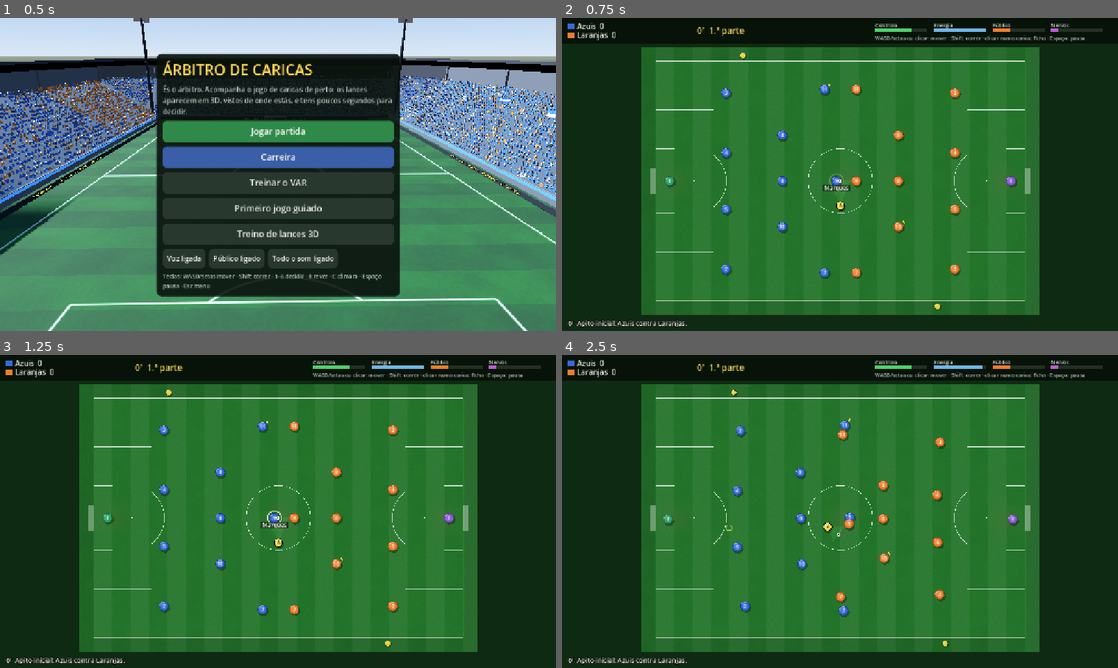
Above: before the commit, frames 1-4 (two rows, left to right).
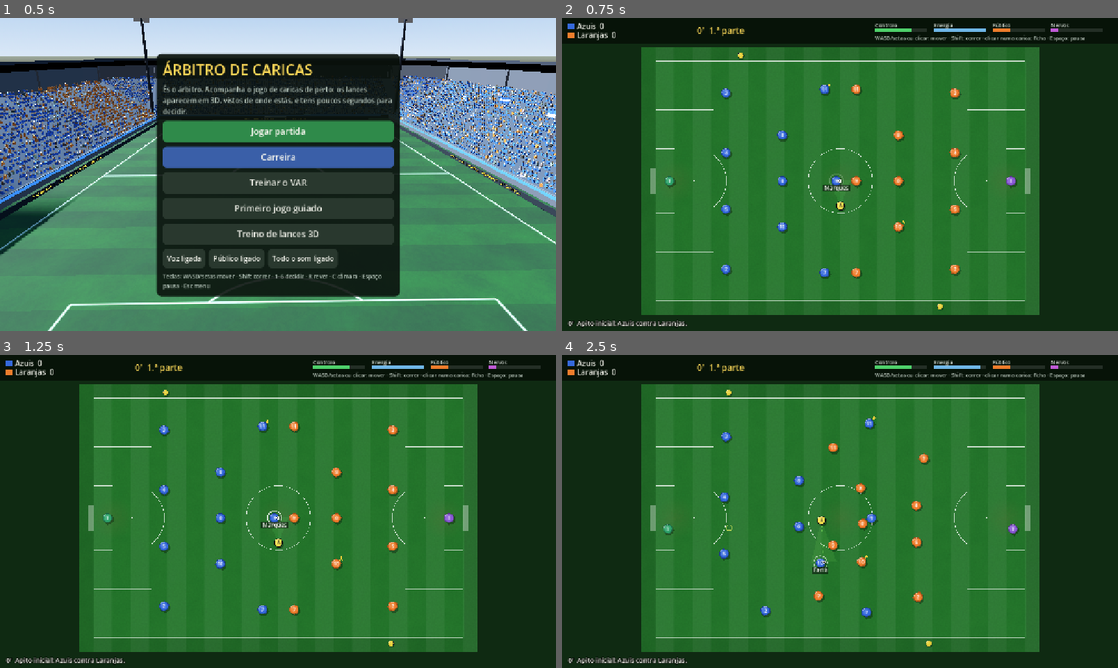
Above: after the commit, the same moments.

Repository: hestrompa/arbitro-de-caricas
Game: Godot game, scene res://main.tscn
The game is run twice, just before and just after one commit, with the same random seed, the same clock (stepped at 60 frames per second) and the same inputs.
Inputs (mouse positions are in pixels of both pictures, inside the frame that each line leads up to):
- Up to frame 1 (0.5 s): no input
- Up to frame 2 (0.75 s): click "Jogar partida" at 0.5 s
- Up to frame 3 (1.25 s): no input
- Up to frame 4 (2.5 s): tap Enter at 1.25 s; drag from (840, 511) to (895, 442) at 1.27 s; drag from (728, 527) to (812, 574) at 2.02 s

Frame 1 is identical in both runs. In frame 2, less than 0.1% of the frame differs, in the area x 31-69%, y 11-94%; in frame 3, 0.3%; in frame 4, 2.6%, in the area x 18-83%, y 3-94%.

Commit message:
Jogo de 3 minutos: caricas a 1,5x
- Caricas correm a 1,5x (perguntas, protestos e tutorial ao ritmo normal) e o jogo tem 270 s de tempo de simulação: 3 minutos reais, com o mesmo número de lances
- Corrige erro no fim do vídeo do observador com um fora de jogo

Co-Authored-By: Claude Opus 5.5 (1M context) <noreply@anthropic.com>
Claude-Session: https://claude.ai/code/session_01PW5AsDr6JU38Yzkh1xcpZY

Diff:
--- a/godot/projeto/scripts/main.gd
+++ b/godot/projeto/scripts/main.gd
@@ -95,6 +95,7 @@
 var is_career := false
 # televisão: repetição com vários ângulos e câmara lenta; jogos à noite com luz artificial
 const TV_SHOTS := [[4, -1.4, 1.6, 1.0, "Câmara principal"], [2, -0.9, 1.1, 0.4, "Atrás do lance"], [3, -0.55, 0.8, 0.22, "De perto"]]
+const RITMO := 1.5          # velocidade das caricas (com MATCH_SECONDS = 270, o jogo dura 3 minutos reais)
 var tv := {}
 # vídeo do observador: os lances mal decididos, cada um visto de quatro maneiras
 const OBS_SHOTS := [[0, -2.2, 1.4, 1.0, "A tua vista"], [4, -1.2, 1.2, 0.5, "Câmara principal"], [3, -0.5, 0.8, 0.25, "De perto"], [5, -1.4, 1.4, 0.6, "Onde devias estar"]]
@@ -690,7 +691,8 @@
 		flash_t -= delta
 		if flash_t <= 0: _enter_lance()
 		return
-	if modo == "jogo" and not match_paused and jogo: jogo.tick(delta)
+	# caricas a 1,5x: o jogo corre mais depressa; perguntas, protestos e o tutorial ficam ao ritmo normal
+	if modo == "jogo" and not match_paused and jogo: jogo.tick(delta * (RITMO if jogo.mode == "play" and not jogo.tut else 1.0))
 
 func _menu_cam(delta: float) -> void:
 	t += delta
@@ -700,6 +702,7 @@
 
 func _scene_process(delta: float) -> void:
 	_tv_step()
+	if not (modo in ["lance", "var", "rever", "treino"]): return    # o vídeo do observador pode ter acabado agora
 	get_tree().paused = paused
 	Engine.time_scale = speed
 	var dt := 0.0 if paused else delta
--- a/godot/projeto/scripts/partida.gd
+++ b/godot/projeto/scripts/partida.gd
@@ -13,7 +13,7 @@
 const BOX_W := 40.3
 const SPOT := 11.0
 const G := 9.8
-const MATCH_SECONDS := 300.0       # 5 minutos reais = 90 minutos de jogo
+const MATCH_SECONDS := 270.0       # 90 minutos de jogo; com as caricas a 1,5x são 3 minutos reais
 const HOME := 0                    # a equipa da casa
 const LINE_IN := 0.17              # centro da bola a 17 cm da linha: passou toda
 const ROLES := [
Not shown, changed: jogar-godot/index.pck
Not shown, changed: jogar-godot/index.wasm.gz
